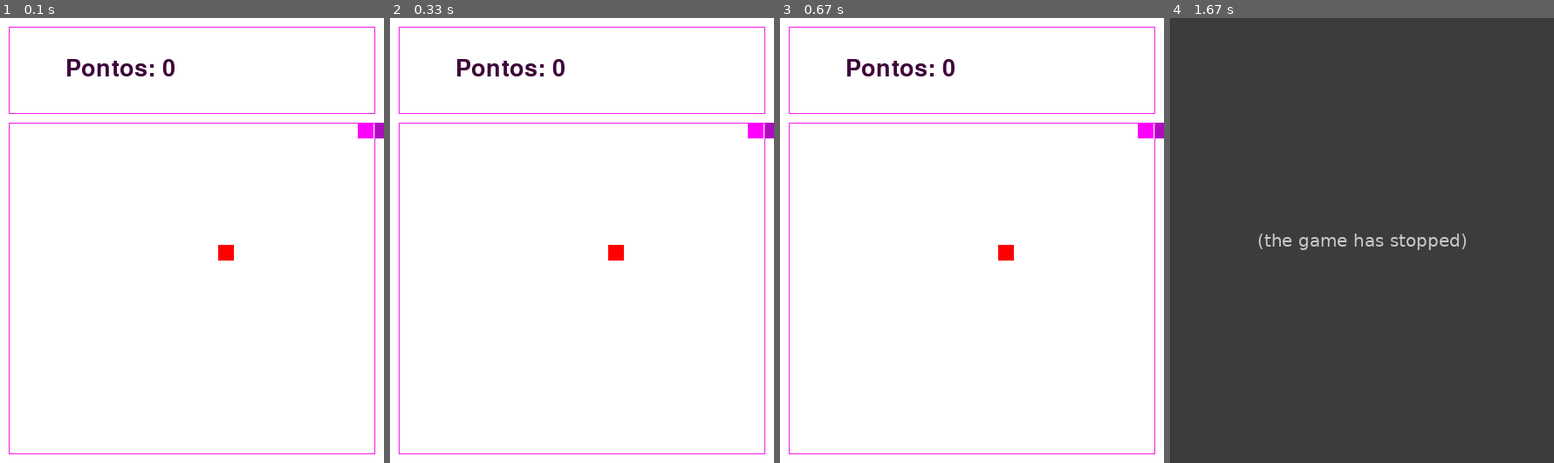
Above: before the commit, frames 1-4 (left to right).
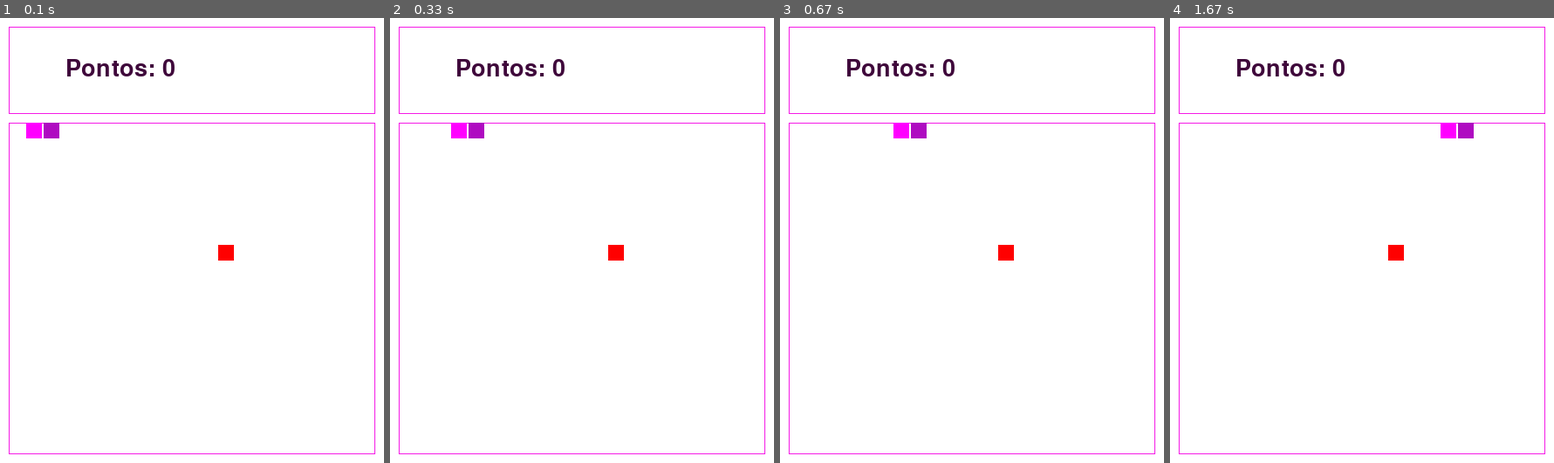
Above: after the commit, the same moments.

Repository: leocarv1/py-games
Game: pygame game, started from jogar.py
The game is run twice, just before and just after one commit, with the same random seed, the same clock (stepped at 60 frames per second) and the same inputs.
Inputs:
- Up to frame 1 (0.1 s): no input
- Up to frame 2 (0.33 s): no input
- Up to frame 3 (0.67 s): no input
- Up to frame 4 (1.67 s): no input

The runs differ from the first frame. In frame 1, 0.5% of the frame differs, in the area x 6-100%, y 23-28%; in frame 2, 0.5%; in frame 3, 0.5%; in frame 4, 100%, in the area x 0-100%, y 0-100%.
Before the commit the program exited at 1 s; later frames show no game.

Commit message:
jogo finalizado

Diff:
--- a/Cobra.py
+++ b/Cobra.py
@@ -92,7 +92,7 @@
             else:
                 self.COBRA.pop()
 
-        self.desenharJogo()
+            self.desenharJogo()
 
     def adicionarComida(self):
         while True:
@@ -115,28 +115,33 @@
                 # verifica se a cobra bateu na parede
                 if self.CABECA[0] >= self.COMPRIMENTO_JANELA - 20:
                     self.morto = True
+                    self.gameOver()
 
             case self.ESQUERDA:
                 self.CABECA[0] -= 20
 
                 if self.CABECA[0] < 10:
                     self.morto = True
+                    self.gameOver()
 
             case self.CIMA:
                 self.CABECA[1] -= 20
 
                 if self.CABECA[1] < 110:
                     self.morto = True
+                    self.gameOver()
 
             case self.BAIXO:
                 self.CABECA[1] += 20
 
                 if self.CABECA[1] >= self.ALTURA_JANELA - 30:
                     self.morto = True
+                    self.gameOver()
 
         # verifica se a cobra bateu nela mesma
         if self.COBRA.count(self.CABECA) > 0:
             self.morto = True
+            self.gameOver()
 
     def desenharJogo(self):
         self.TELA.fill(self.COR_FUNDO)
@@ -162,7 +167,6 @@
         pygame.draw.rect(self.TELA, self.COR_COMIDA, Rect(self.COMIDA_POS, self.BLOCO))
 
         #desenha a cobra
-        print(self.COBRA)
         for quadrado in self.COBRA:
             if quadrado == self.COBRA[0]:
                 pygame.draw.rect(self.TELA, self.COR_CABECA, Rect(quadrado, self.BLOCO))
@@ -170,4 +174,11 @@
                 pygame.draw.rect(self.TELA, self.COR_CORPO, Rect(quadrado, self.BLOCO))
 
         pygame.display.update()
-        self.relogio.tick(1)
+        self.relogio.tick(9)
+
+    def gameOver(self):
+        # desenha o Game Over
+        pygame.draw.rect(self.TELA, self.COR_DESTAQUE, Rect([30, 100], [400, 300]), 1)
+        # escreve o texto
+        font = pygame.font.Font(None, 40)
+        placar = font.render("Game Over: " + str(self.pontos), 1, self.COR_TEXTO)
--- /dev/null
+++ b/Inicio.py
@@ -0,0 +1,51 @@
+import pygame
+from Cobra import Cobra
+cobra = Cobra()
+
+pygame.init()
+
+# Definindo as dimensões da tela
+screen_width = 640
+screen_height = 480
+screen = pygame.display.set_mode((screen_width, screen_height))
+
+# Definindo as coordenadas do botão "play"
+button_x = 240
+button_y = 200
+button_width = 160
+button_height = 80
+
+# Definindo as cores
+white = (255, 255, 255)
+black = (0, 0, 0)
+red = (255, 0, 0)
+
+# Loop principal do jogo
+running = True
+while running:
+    for event in pygame.event.get():
+        if event.type == pygame.QUIT:
+            running = False
+
+        if event.type == pygame.MOUSEBUTTONDOWN:
+            # Verifica se o botão foi clicado
+            mouse_pos = pygame.mouse.get_pos()
+            if button_x < mouse_pos[0] < button_x + button_width and button_y < mouse_pos[1] < button_y + button_height:
+                # Inicia o jogo
+                print("Jogo iniciado!")
+                cobra.start()
+                running = False
+
+    # Desenha o botão "play"
+    pygame.draw.rect(screen, red, (button_x, button_y, button_width, button_height))
+    pygame.draw.rect(screen, white, (button_x+5, button_y+5, button_width-10, button_height-10))
+    font = pygame.font.Font(None, 36)
+    text = font.render("Play", True, black)
+    text_rect = text.get_rect(center=(button_x + button_width//2, button_y + button_height//2))
+    screen.blit(text, text_rect)
+
+    # Atualiza a tela
+    pygame.display.flip()
+
+# Finaliza o Pygame
+pygame.quit()
